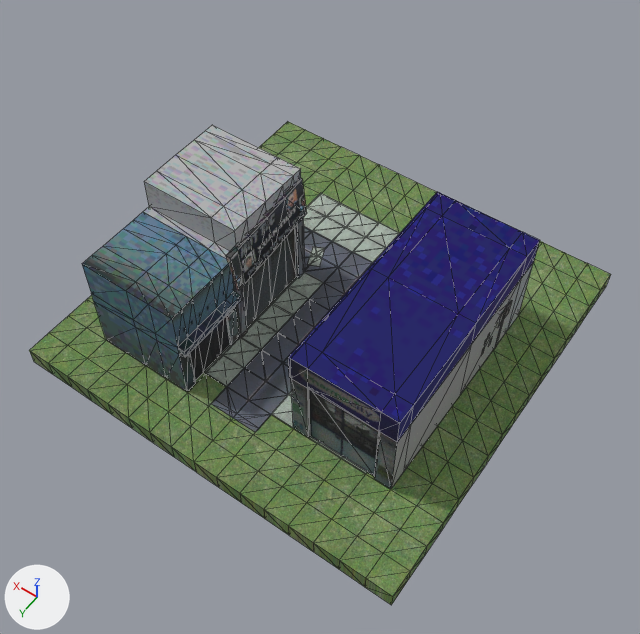
An edit to the glTF model assets/models/map.glb, drawn before and after from the same camera.
Camera for both pictures: a camera (50 mm lens) standing at (-12.0, 17.5, 27.1) and looking at (-0.5, 1.3, 1.7). The lights are fixed; the arrows at lower left show +X, +Y and +Z. The older version comes first. Mesh edges are drawn as thin lines. Vertices at exactly the same position are counted once.

The scene before the commit, as lines of its bpy script (objects in view):
```python
me_plane_002 = bpy.data.meshes.new('Plane.002')
me_plane_002.from_pydata(...)  # 1192 vertices, 2310 faces; spans x -8.0..8.0, y -8.0..8.0, z -0.3..5.9
# faces by material slot: [714, 1152, 444]
me_plane_002.materials.append(mat_material_003)  # picture img_atlas_base_color
me_plane_002.materials.append(mat_material_002)  # picture img_grass_base_color
me_plane_002.materials.append(mat_material_005)  # picture img_terrazzotile_base_color
ob_plane_001 = bpy.data.objects.new('Plane.001', me_plane_002)
ob_plane_001.location = (0.0, 0.0, 0.0)
```
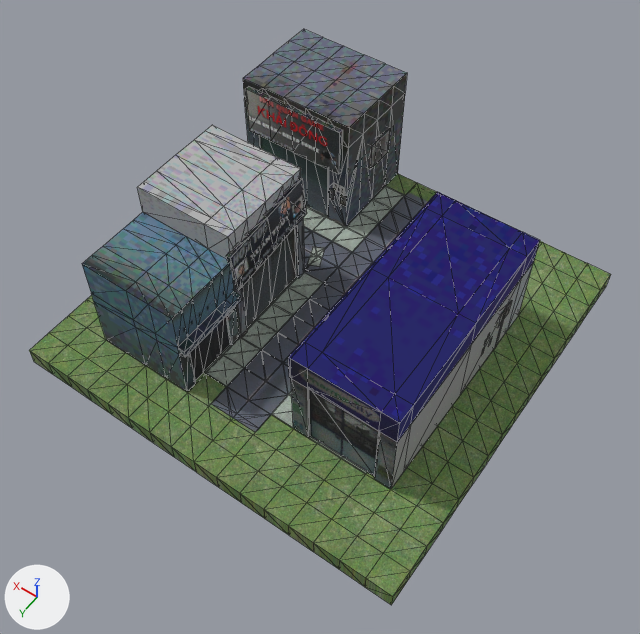
What differs and where, as boxes [x1, y1, x2, y2] in the pictures (640 x 634 px):
'Plane.001', reshaped (19% taller)
    before: [29, 122, 611, 605]
    after: [29, 29, 611, 605]
part 1 of me_plane_002, added
    after: [369, 128, 390, 170]
part 2 of me_plane_002, added
    after: [246, 87, 342, 174]
part 3 of me_plane_002, built on
    before: [303, 193, 400, 262]
    after: [243, 29, 428, 262]
part 4 of me_plane_002, added
    after: [137, 182, 236, 258]
part 5 of me_plane_002, surface changed
    before: [143, 147, 360, 291]
    after: [226, 177, 307, 291]
part 6 of me_plane_002, recoloured (green)
    before: [303, 147, 360, 207]

The change in detail:
me_plane_002 is used by ob_plane_001; location (0.0, 0.0, 0.0).
me_plane_002 had 1192 vertices, 2310 faces and spanned x -8.0..8.0, y -8.0..8.0, z -0.3..5.9.
me_plane_002 now has 1394 vertices, 2694 faces and spans x -8.0..8.0, y -8.0..8.0, z -0.3..5.9.
me_plane_002 part 1: a new loose piece, a box spanning x 1.94..2.16, y -6.91..-5.58, z 2.45..3.67, in mat_material_003 (picture img_atlas_base_color).
me_plane_002 part 2: the loose piece of 20 vertices spanning x 1.9..2.1, y -1.1..3.1, z 3.1..5.5 is copied, and the copy is multiplied about its middle by the matrix ((0.0, 1.073, -0.126), (-1.08, 0.0, 0.0), (0.0, 0.126, 1.073)), then moved by (2.6, -5.0, 0.0); it spans x 2.3..6.8, y -4.1..-3.8, z 3.3..5.4.
me_plane_002 part 3: 5 vertices moved within x 2.0..4.0, y -5.0..-4.0, z 0.4; 5 vertices removed from x 0.0, y -5.0..-3.0, z 0.4; 176 vertices added at x -1.0..7.0, y -8.0..-3.0, z 0.3..5.7.
me_plane_002 part 4: 3 vertices added at x 2.0..6.0, y 3.0, z 5.9.
me_plane_002 part 5: 46 kept faces spanning x 1.9..6.0, y -8.0..3.1, z 0.4..5.5 get new texture (UV) coordinates.
me_plane_002 part 6: 8 faces spanning x 4.0..5.0, y -8.0..-4.0, z 0.4 switch from mat_material_002 (picture img_grass_base_color) to mat_material_003 (picture img_atlas_base_color).
Other edits to the shape of me_plane_002 do not show in these pictures.
